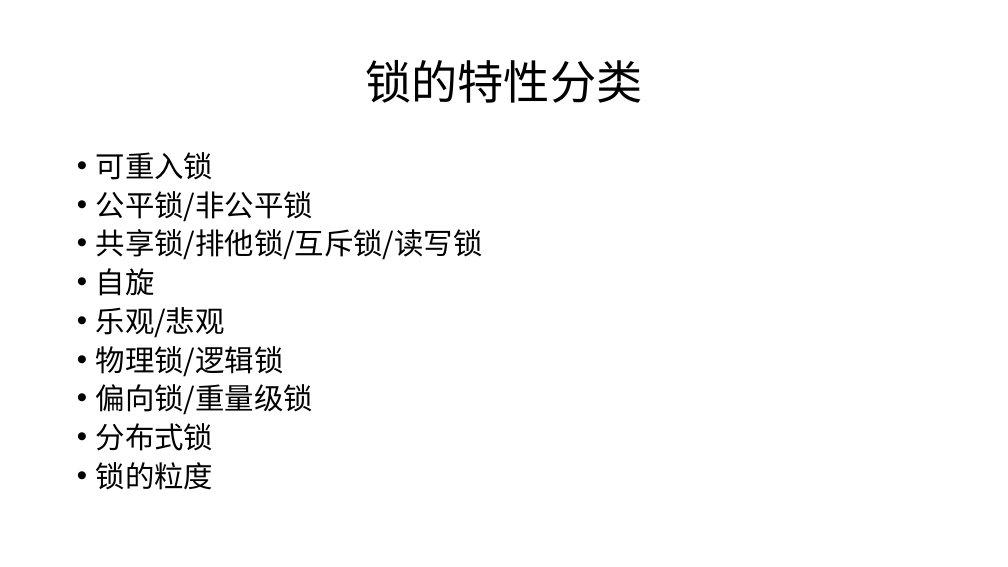
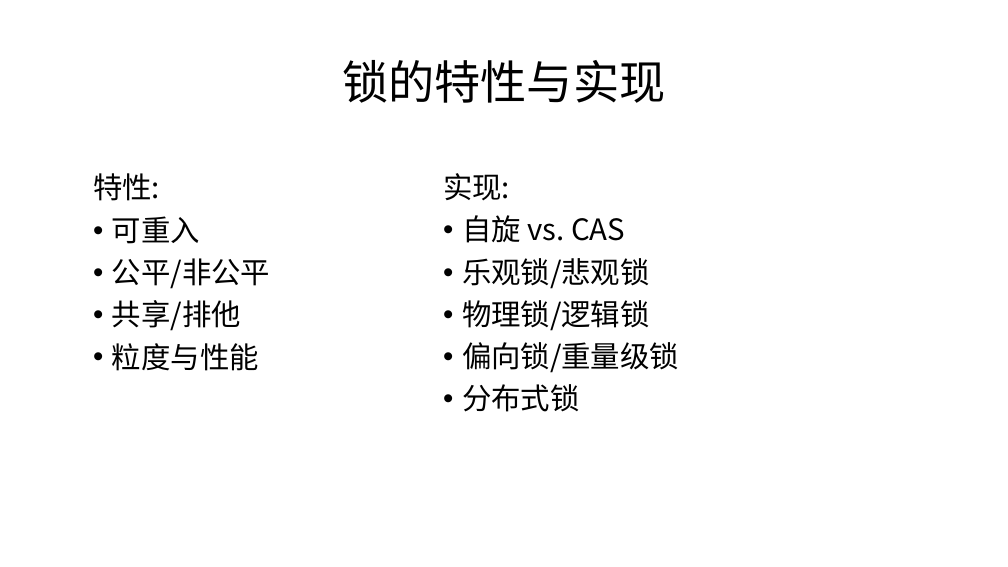
Before and after one commit to cncounter/translation, a slide deck: slide 10 of tiemao_2019/25_jvm_toc/03.JMM与线程安全.pptx (slide 5 before the commit). Drawn at 1008x567 pixels with LibreOffice and Linux fonts; fonts in the diff are those of the drawing. Boxes give left, top, right and bottom in pixels: in the first picture for what was removed or moved away, otherwise in the second. Text is boxed around its words. In the diff, an @@ line names an element or a change of style, - is before the commit and + after.

```diff
--- a/tiemao_2019/25_jvm_toc/03.JMM与线程安全.pptx
+++ b/tiemao_2019/25_jvm_toc/03.JMM与线程安全.pptx
@@ title at [342, 60, 665, 103]: text changed @@
-锁的特性分类
+锁的特性与实现
@@ text at [93, 173, 270, 371]: text changed @@
-• 可重入锁
-• 公平锁/非公平锁
-• 共享锁/排他锁/互斥锁/读写锁
-• 自旋
-• 乐观/悲观
-• 物理锁/逻辑锁
-• 偏向锁/重量级锁
-• 分布式锁
-• 锁的粒度
+特性:
+• 可重入
+• 公平/非公平
+• 共享/排他
+• 粒度与性能
@@ text added at [443, 173, 679, 412], 28 pt, text #000000 @@
+实现:
+• 自旋 vs. CAS
+• 乐观锁/悲观锁
+• 物理锁/逻辑锁
+• 偏向锁/重量级锁
+• 分布式锁
```
Also in this commit, not shown: 16 other slides changed, 18 slides added, 1 slide removed, 5 other files.
